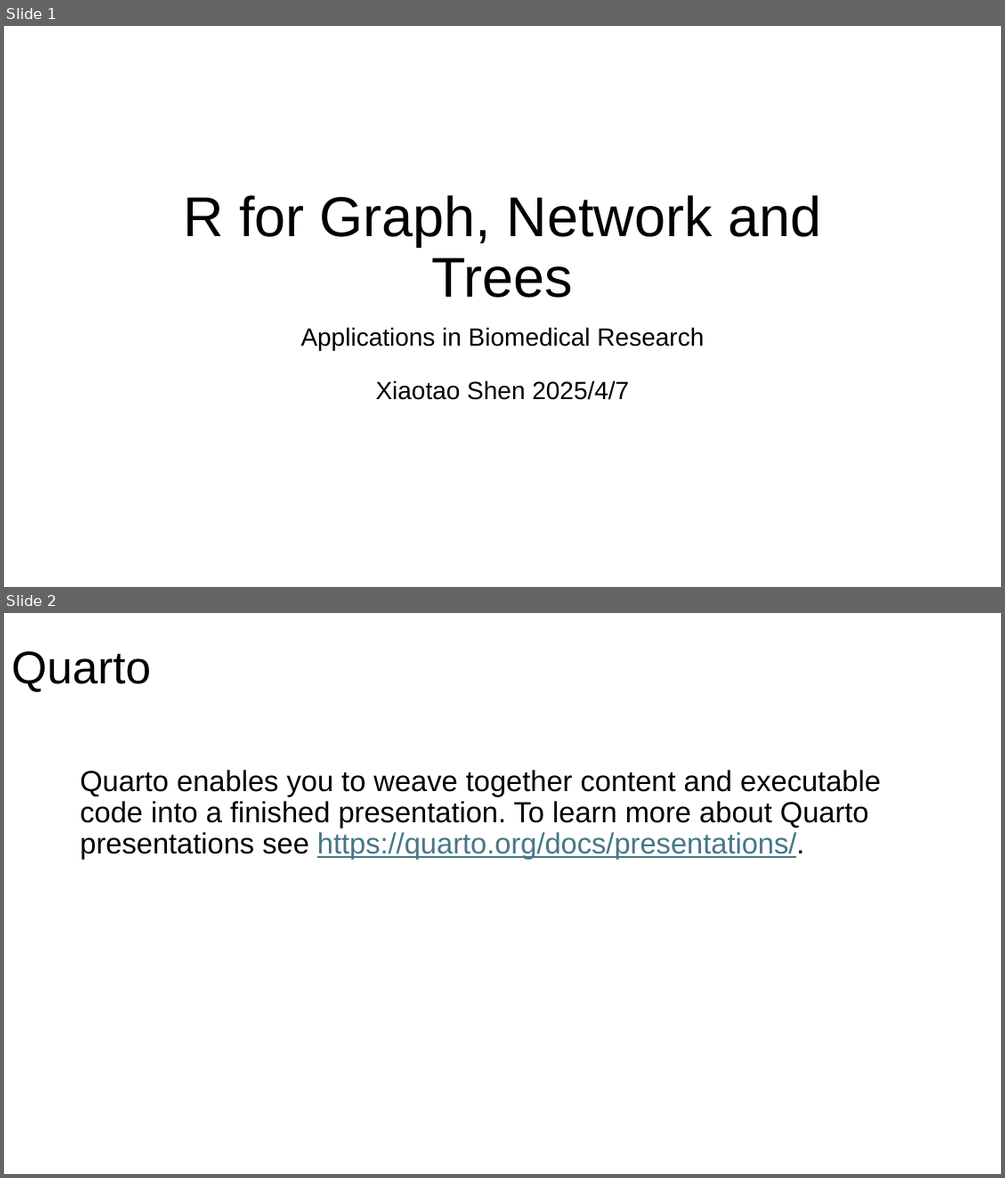
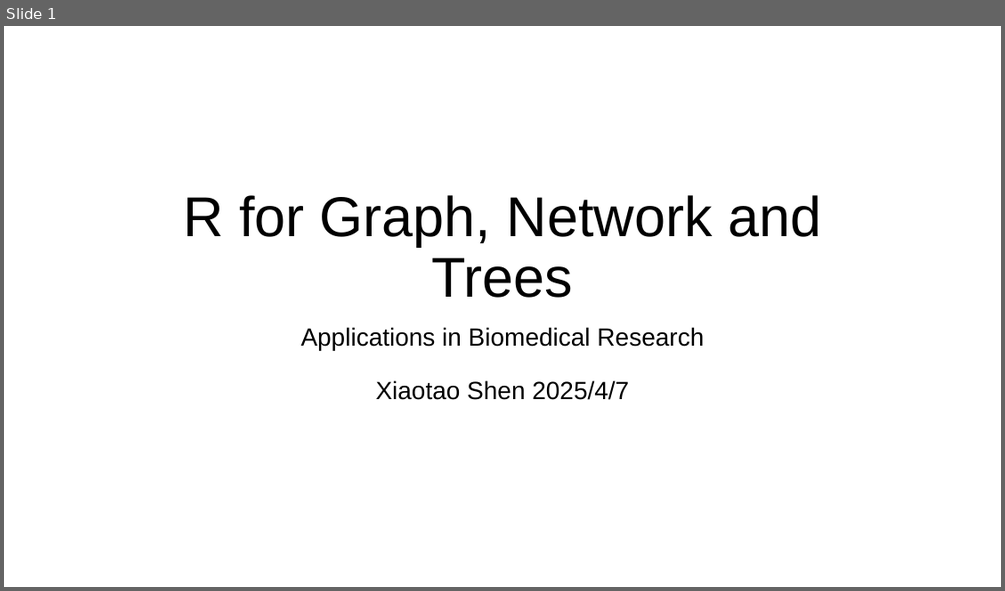
Before and after one commit to jaspershen-lab/MD7115-NTU, a slide deck: 3_materials/MD7115-Xiaotao.pptx. Shown one above the other, each under a label of ours: slides 1 and 2 before the commit, slide 1 after it. The pictures are 1005x1178 and 1005x591 pixels, drawn with LibreOffice and Linux fonts; fonts in the diff are those of the drawing; background and template pictures are left out. Boxes give left, top, right and bottom in pixels: in the first picture for what was removed or moved away, otherwise in the second. Text is boxed around its words. In the diff, an @@ line names an element or a change of style, - is before the commit and + after.

```diff
--- a/3_materials/MD7115-Xiaotao.pptx
+++ b/3_materials/MD7115-Xiaotao.pptx
@@ slide 2 removed at [4,613,1001,1174], background #FFFFFF @@
@@ title removed at [11,651,151,692] @@
-Quarto
@@ text removed at [80,770,881,859] @@
-Quarto enables you to weave together content and executable code into a finished presentation. To learn more about Quarto presentations see https://quarto.org/docs/presentations/.
```
Also in this commit, not shown: 6 slides added, 2 other slides removed, 4 other files.
